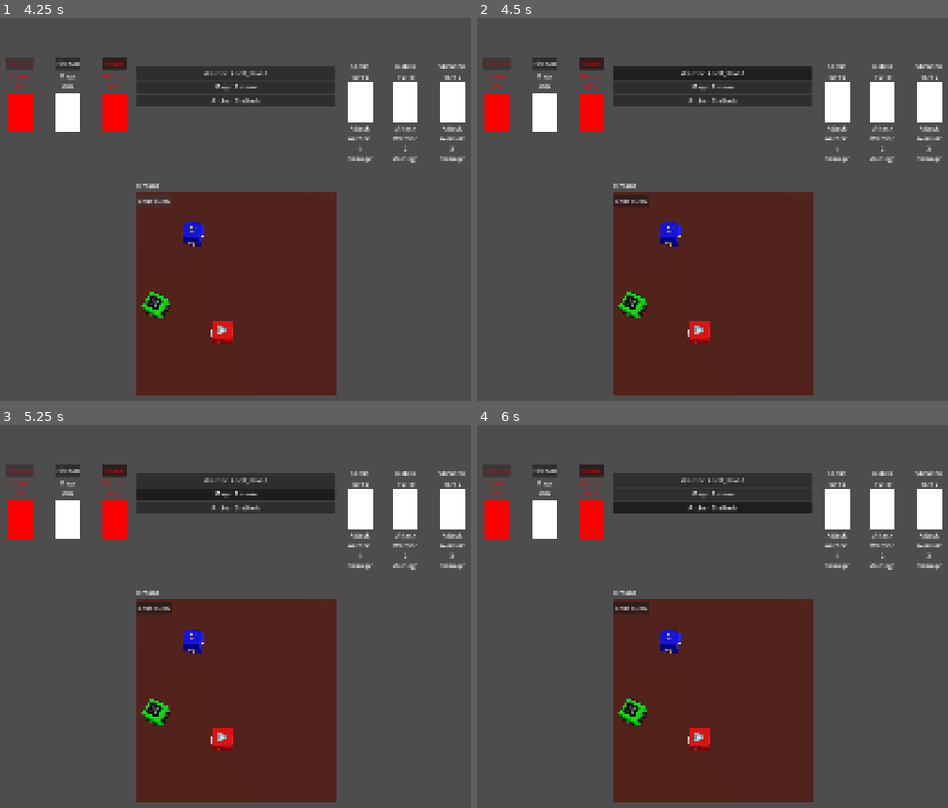
Above: before the commit, frames 1-4 (two rows, left to right).
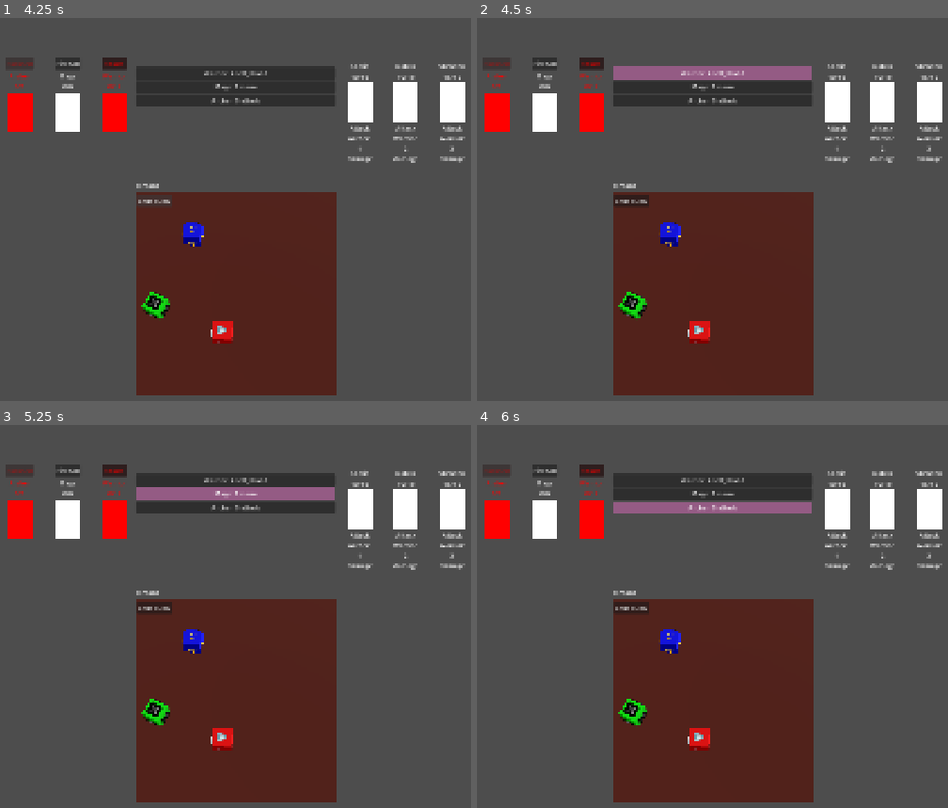
Above: after the commit, the same moments.

Repository: Emilgod/DICE-ROGUELITE
Game: Godot game, scene res://SCENES/UI/main_menu.tscn
Two runs of this game, one before a commit and one after it. Both use one fixed random seed, a clock stepped at 60 frames per second and the inputs below.
Inputs:
- Up to frame 1 (4.25 s): click "PLAY" at 0.5 s; click "CLASSIC" at 1.25 s; click "END ROLLS" at 2 s; click "END TURN" at 2.75 s; click "END ROLLS" at 3.5 s
- Up to frame 2 (4.5 s): click "Warrior: 4 self_shield" at 4.25 s
- Up to frame 3 (5.25 s): click "Mage: 2 mana" at 5 s
- Up to frame 4 (6 s): click "Archer: 3 attack" at 5.75 s

Frame 1 is identical in both runs. In frame 2, 1.6% of the frame differs, in the area x 28-72%, y 12-17%; in frame 3, 1.4%; in frame 4, 1.2%.

Commit message:
bug dixes

Diff:
--- a/SCENES/BOARD/board.gd
+++ b/SCENES/BOARD/board.gd
@@ -99,23 +99,25 @@
 		if all_settled and not dice_results_updated:
 			update_dice_results()
 			dice_results_updated = true
-	elif GameManager.is_state(GameManager.GameState.PLAYER_ROLLING):
-		dice_results_updated = false  # Reset when leaving rolling phase
-
-	if GameManager.is_state(GameManager.GameState.PLAYER_ACTIONS):
+
+	elif GameManager.is_state(GameManager.GameState.PLAYER_ACTIONS):
+		if all_settled and not dice_results_updated:
+			update_dice_results()
+			dice_results_updated = true
+
 		for dice in all_dice:
 			dice.is_locked = false
 			dice.update_outline()
-		if all_settled and not dice_results_updated:
-			update_dice_results()
-			dice_results_updated = true
-
 
 
 func update_dice_results():
+	# Clear old buttons
+	for child in actions_container.get_children():
+		child.free()
+
+	# Create new ones
 	for i in range(all_dice.size()):
 		var dice = all_dice[i]
-		var button = actions_container.get_child(i)
 		var character = dice_to_character[dice]
 
 		if dice.is_settled:
@@ -124,10 +126,10 @@
 
 			var action_button = dice_action_button_scene.instantiate()
 			action_button.board = self
+			action_button.add_to_group("action_button")
 			actions_container.add_child(action_button)
 			action_button.setup(face_data, dice, character, Callable(self, "on_action_selected"))
 
-
 func on_action_selected(face_data: Dictionary, dice, character: Character) -> void:
 	if not GameManager.is_state(GameManager.GameState.PLAYER_ACTIONS):
 		return
@@ -142,18 +144,19 @@
 	rerolls_remaining -= 1
 
 	for child in actions_container.get_children():
-		child.free()
-
-	dice_results_updated = false
+		child.queue_free()
 
 	for dice in all_dice:
 		if not dice.is_locked:
-			dice.apply_central_impulse(Vector3(randf_range(-10, 10), 0, randf_range(-10, 10)))
-			dice.apply_torque_impulse(Vector3(randf_range(-0.05, 0.05), randf_range(-0.05, 0.05), randf_range(-0.05, 0.05)))
+			dice.is_settled = false
+			dice.apply_central_impulse(Vector3(randf_range(-10, 10), randf_range(7, 10), randf_range(-10, 10)))
+			dice.apply_torque_impulse(Vector3(randf_range(-0.2, 0.2), randf_range(-0.2, 0.2), randf_range(-0.2, 0.2)))
+	# Reset flag so _process() will update buttons when dice settle
+	dice_results_updated = false
+
+
 	if rerolls_remaining == 0:
-
 		end_rolls()
-
 	update_button_text()
 
 func setup_encounter():
@@ -197,7 +200,7 @@
 	print("=== PLAYER ROLLING PHASE ===")
 	rerolls_remaining = 2
 	for child in actions_container.get_children():
-		child.queue_free()
+		child.free()
 	dice_results_updated = false
 
 	for dice in all_dice:
@@ -212,6 +215,7 @@
 		return
 	button.hide()
 
+	dice_results_updated = false
 	GameManager.set_state(GameManager.GameState.PLAYER_ACTIONS)
 	print("=== PLAYER ACTIONS PHASE ===")
 	update_button_text()
@@ -251,5 +255,6 @@
 		end_rolls()
 	elif GameManager.is_state(GameManager.GameState.PLAYER_ACTIONS):
 		end_turn()
+
 func _on_button_pressed() -> void:
 	reroll_dice()
--- a/SCENES/UI/dice_action_button.tscn
+++ b/SCENES/UI/dice_action_button.tscn
@@ -2,9 +2,13 @@
 
 [ext_resource type="Script" uid="uid://8fean4m6u6sc" path="res://SCENES/UI/dice_action_button.gd" id="1_yo15n"]
 
+[sub_resource type="StyleBoxFlat" id="StyleBoxFlat_yo15n"]
+bg_color = Color(0.85882354, 0.4117647, 0.73333335, 0.5019608)
+
 [node name="dice_action_button" type="Button" unique_id=1256011095 groups=["action button"]]
 offset_right = 8.0
 offset_bottom = 8.0
+theme_override_styles/pressed = SubResource("StyleBoxFlat_yo15n")
 toggle_mode = true
 script = ExtResource("1_yo15n")
 
